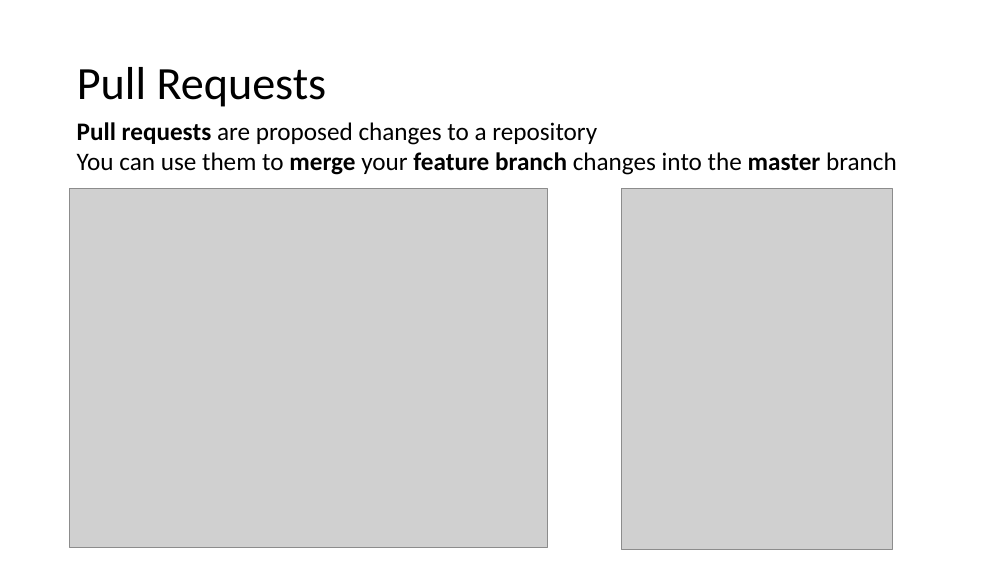
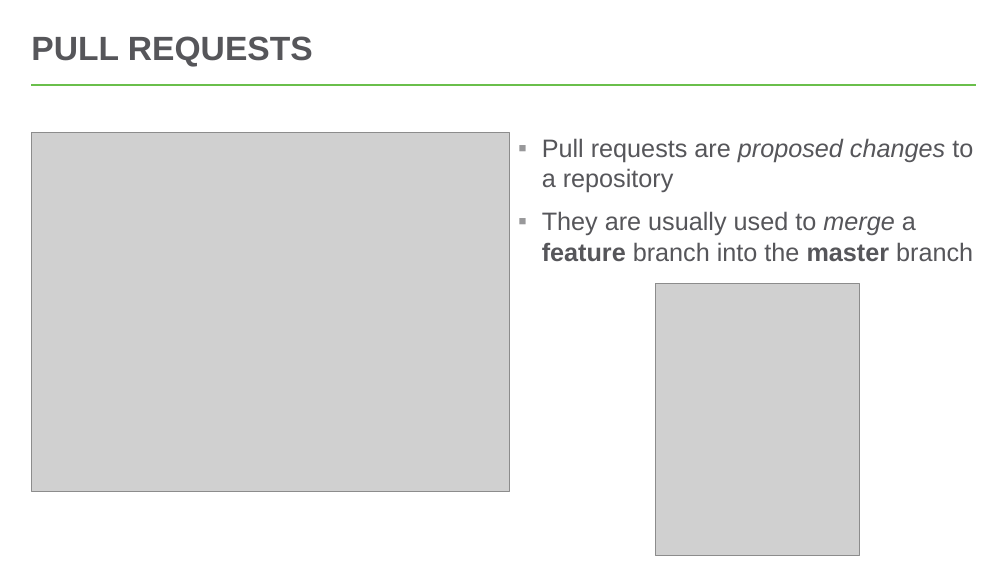
Before and after one commit to hytechclub/cs-102, a slide deck: slide 4 of Git/PushingAndPulling/GitHubCollaboration.pptx. Drawn at 1008x567 pixels with LibreOffice and Linux fonts; fonts in the diff are those of the drawing; grey boxes stand for pictures. Boxes give left, top, right and bottom in pixels: in the first picture for what was removed or moved away, otherwise in the second. Text is boxed around its words. In the diff, an @@ line names an element or a change of style, - is before the commit and + after.

```diff
--- a/Git/PushingAndPulling/GitHubCollaboration.pptx
+++ b/Git/PushingAndPulling/GitHubCollaboration.pptx
@@ title at bbox=[31, 36, 313, 67]: text changed; size 44 to 32 pt; font Calibri to Arial; text colour #000000 to #56565A; bold on @@
-Pull Requests
+PULL REQUESTS
@@ line added from (32, 85) to (977, 85), #54C8E8 2.25 pt @@
@@ picture: place and size @@
-picture at bbox=[70, 188, 548, 547]
+picture at bbox=[32, 132, 510, 491]
@@ text removed at bbox=[77, 122, 897, 175] @@
-Pull requests are proposed changes to a repository
-You can use them to merge your feature branch changes into the master branch
@@ text added at bbox=[542, 138, 973, 261], 24 pt, text #56565A @@
+▪ Pull requests are proposed changes to a repository
+▪ They are usually used to merge a feature branch into the master branch
@@ picture: place and size @@
-picture at bbox=[622, 188, 893, 550]
+picture at bbox=[656, 284, 860, 556]
```
Also in this commit, not shown: 5 other slides changed, 1 slide added, 1 slide removed, 1 other file.
